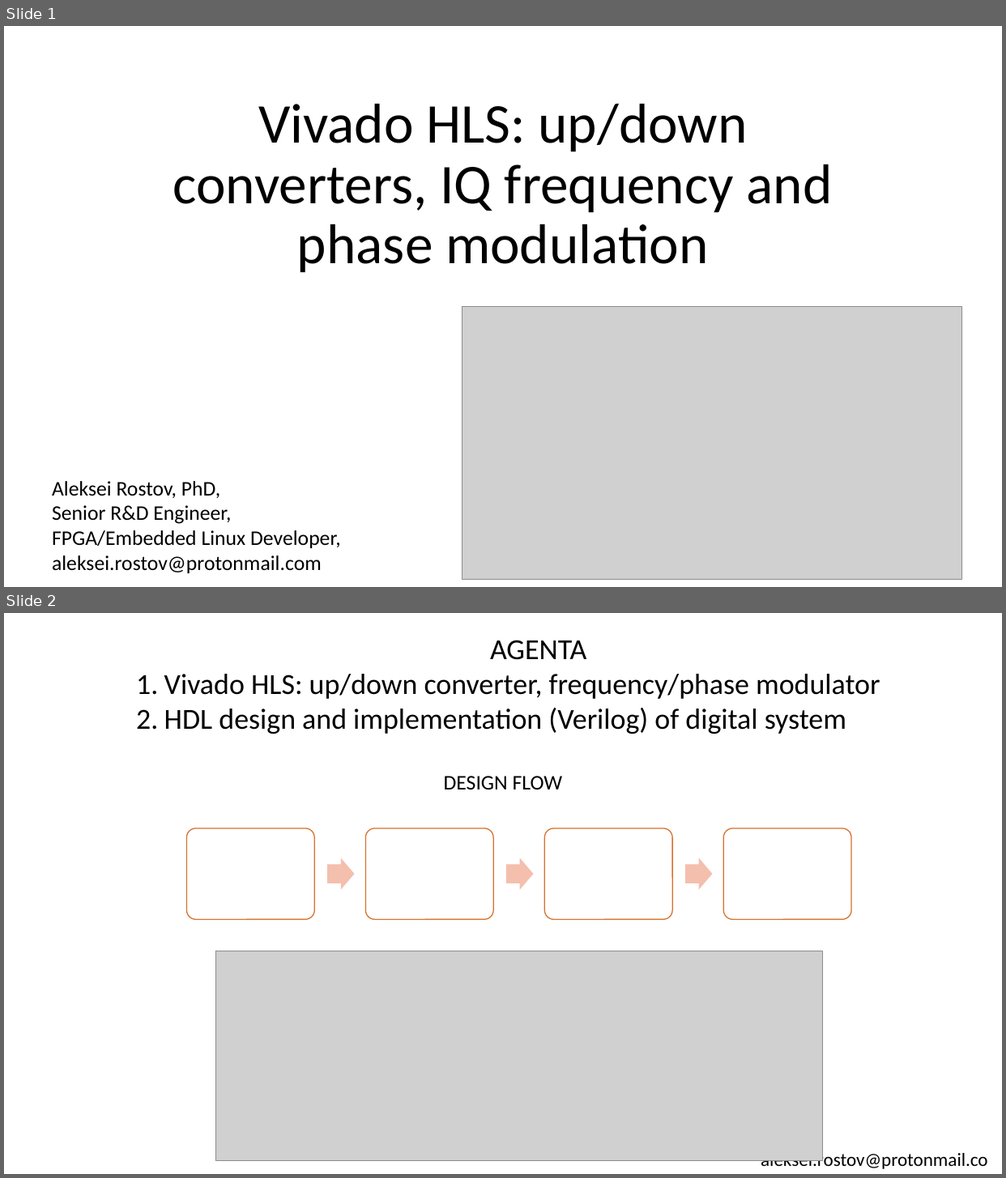
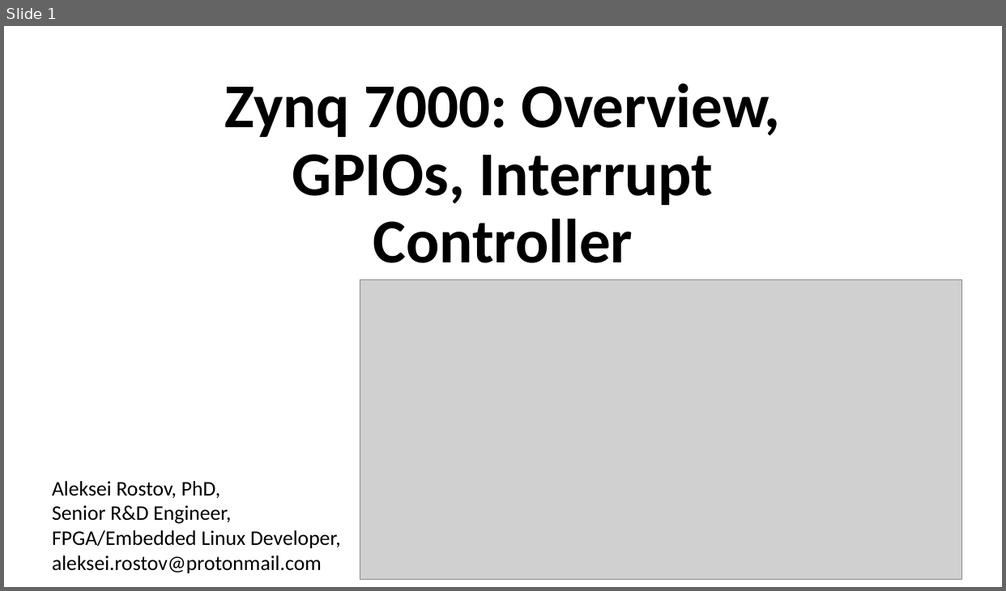
Before and after one commit to farbius/kb_radar_course, a slide deck: lesson_9/presentation/zynq_system_0v.pptx. Shown one above the other, each under a label of ours: slides 1 and 2 before the commit, slide 1 after it. The pictures are 1006x1178 and 1006x591 pixels, drawn with LibreOffice and Linux fonts; fonts in the diff are those of the drawing; grey boxes stand for pictures. Boxes give left, top, right and bottom in pixels: in the first picture for what was removed or moved away, otherwise in the second. Text is boxed around its words. In the diff, an @@ line names an element or a change of style, - is before the commit and + after.

```diff
--- a/lesson_9/presentation/zynq_system_0v.pptx
+++ b/lesson_9/presentation/zynq_system_0v.pptx
@@ slide 2 removed at box(4, 613, 1002, 1174), background #FFFFFF @@
@@ text removed at box(164, 640, 880, 734) @@
-AGENTA
-1. Vivado HLS: up/down converter, frequency/phase modulator
-2. HDL design and implementation (Verilog) of digital system
@@ title removed at box(444, 776, 563, 790) @@
-DESIGN FLOW
@@ group removed at box(187, 828, 851, 920): 4 rounded rectangles, 3 right arrows @@
@@ picture removed at box(216, 952, 823, 1161) @@
@@ text removed at box(761, 1150, 987, 1169) @@
-aleksei.rostov@protonmail.com
@@ slide 1 changed as well @@
@@ title at box(225, 84, 781, 263): text changed; size 54 to 60 pt; bold on @@
-Vivado HLS: up/down converters, IQ frequency and phase modulation
+Zynq 7000: Overview, GPIOs, Interrupt Controller
@@ picture: place and size @@
-picture at box(462, 307, 962, 580)
+picture at box(360, 280, 962, 579)
```
Also in this commit, not shown: 1 other slide changed, 2 slides added, 1 other slide removed, 1 other file.
